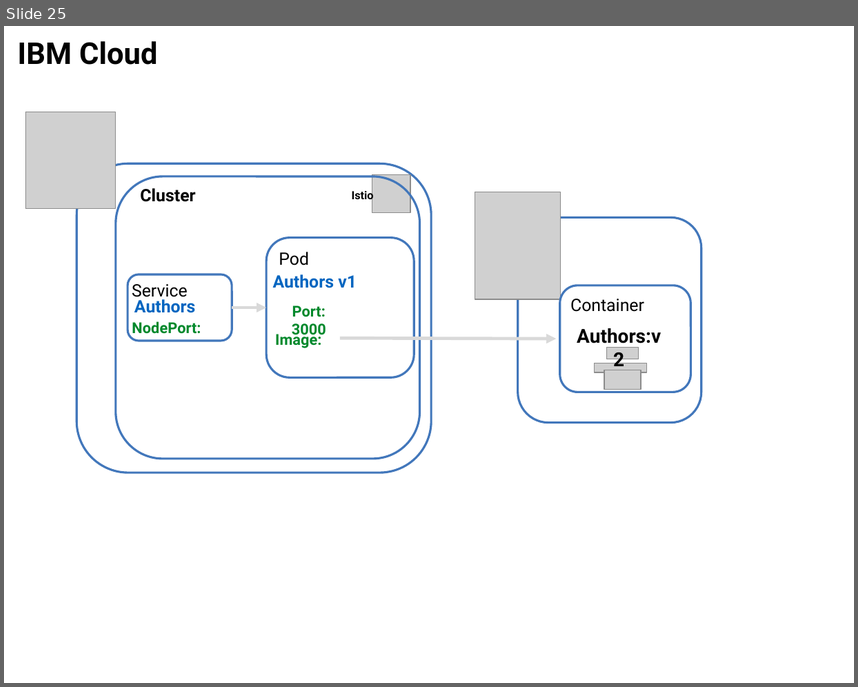
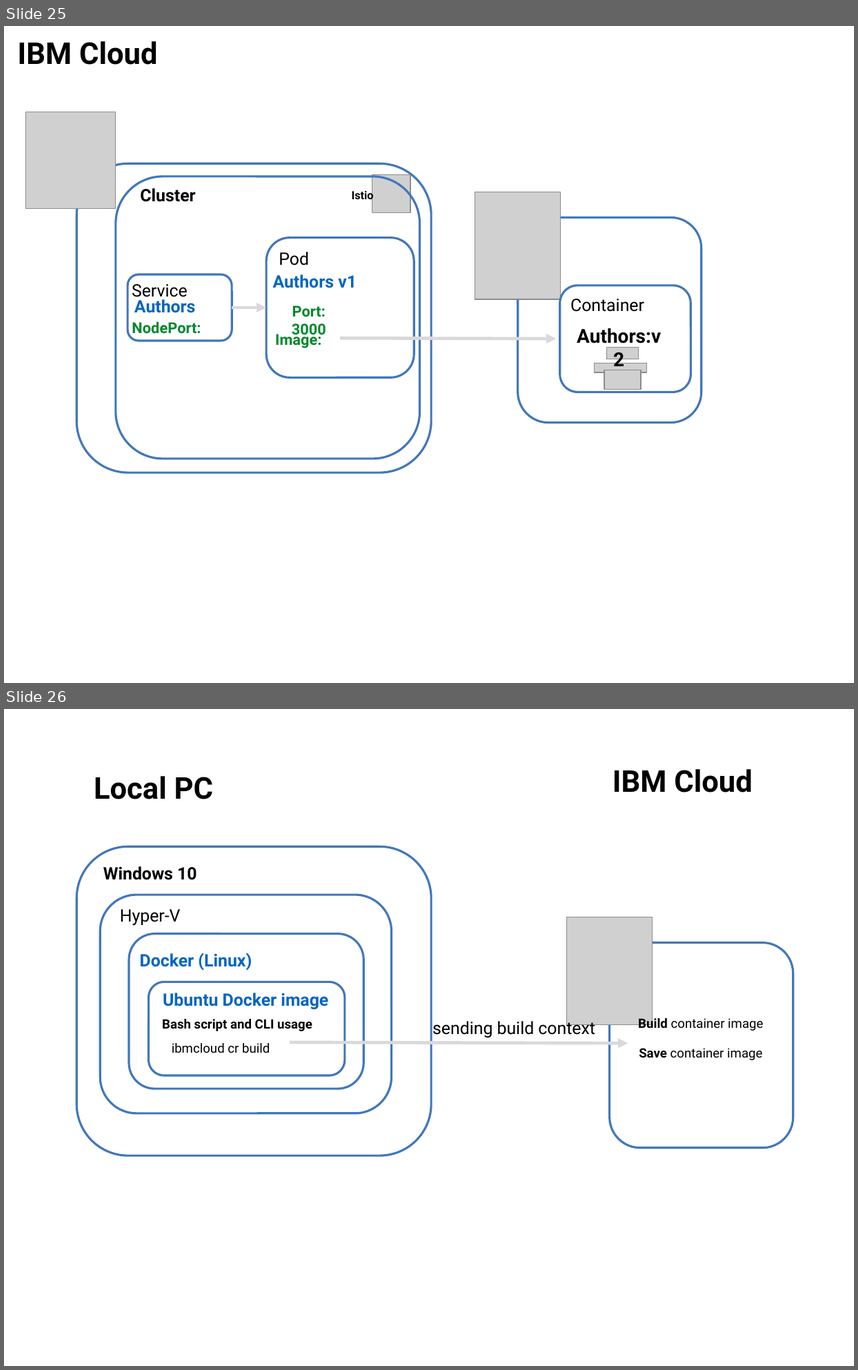
Before and after one commit to thomassuedbroecker/cloud-native-starter, a slide deck: workshop/images/architecture.pptx. Shown one above the other, each under a label of ours: slide 25 before the commit, slides 25 and 26 after it. The pictures are 858x687 and 858x1370 pixels, drawn with LibreOffice and Linux fonts; fonts in the diff are those of the drawing; grey boxes stand for pictures. Boxes give left, top, right and bottom in pixels: in the first picture for what was removed or moved away, otherwise in the second. Text is boxed around its words. In the diff, an @@ line names an element or a change of style, - is before the commit and + after.

```diff
--- a/workshop/images/architecture.pptx
+++ b/workshop/images/architecture.pptx
@@ slide 26 added at bbox=[4, 709, 854, 1366], background #FFFFFF @@
@@ text added at bbox=[613, 769, 752, 792], 28 pt, text #000000, bold @@
+IBM Cloud
@@ text added at bbox=[94, 776, 214, 799], 28 pt, text #000000, bold @@
+Local PC
@@ rounded rectangle added at bbox=[76, 846, 431, 1155], outline #4277BB 2 pt @@
@@ text added at bbox=[103, 866, 197, 880], 16 pt, text #000000, bold @@
+Windows 10
@@ rounded rectangle added at bbox=[100, 895, 391, 1113], outline #4277BB 2 pt @@
@@ text added at bbox=[120, 909, 181, 926], 16 pt, text #000000 @@
+Hyper-V
@@ rounded rectangle added at bbox=[129, 934, 364, 1089], outline #4277BB 2 pt @@
@@ picture added at bbox=[566, 917, 653, 1024] @@
@@ text added at bbox=[140, 953, 252, 971], 16 pt, text #0365C0, bold @@
+Docker (Linux)
@@ rounded rectangle added at bbox=[610, 942, 794, 1147], outline #4277BB 2 pt @@
@@ rounded rectangle added at bbox=[148, 982, 345, 1075], fill #FFFFFF, outline #4277BB 2 pt @@
@@ text added at bbox=[163, 993, 328, 1009], 16 pt, text #0365C0, bold @@
+Ubuntu Docker image
@@ text added at bbox=[162, 1019, 312, 1031], 12 pt, text #000000, bold @@
+Bash script and CLI usage
@@ text added at bbox=[432, 1019, 595, 1038], 16 pt, text #000000 @@
+sending build context
@@ text added at bbox=[638, 1016, 763, 1032], 12 pt, text #000000 @@
+Build container image
@@ text added at bbox=[172, 1043, 270, 1053], 12 pt, text #000000 @@
+ibmcloud cr build
@@ arrow added from (290, 1042) to (628, 1043), #D9D9D9 3 pt @@
@@ text added at bbox=[639, 1048, 762, 1060], 12 pt, text #000000 @@
+Save container image
```
Also in this commit, not shown: 1 other slide added, 1 other file.
